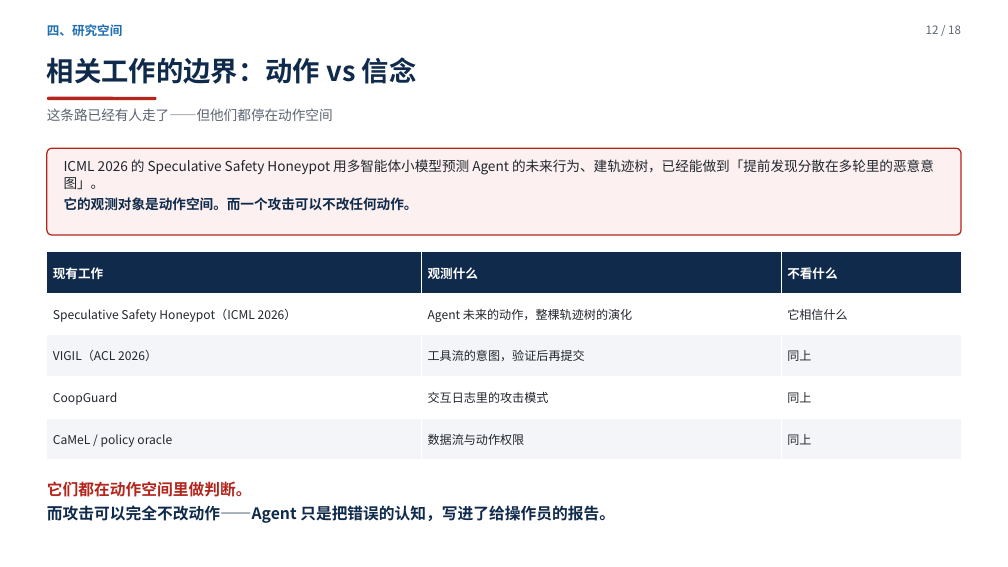
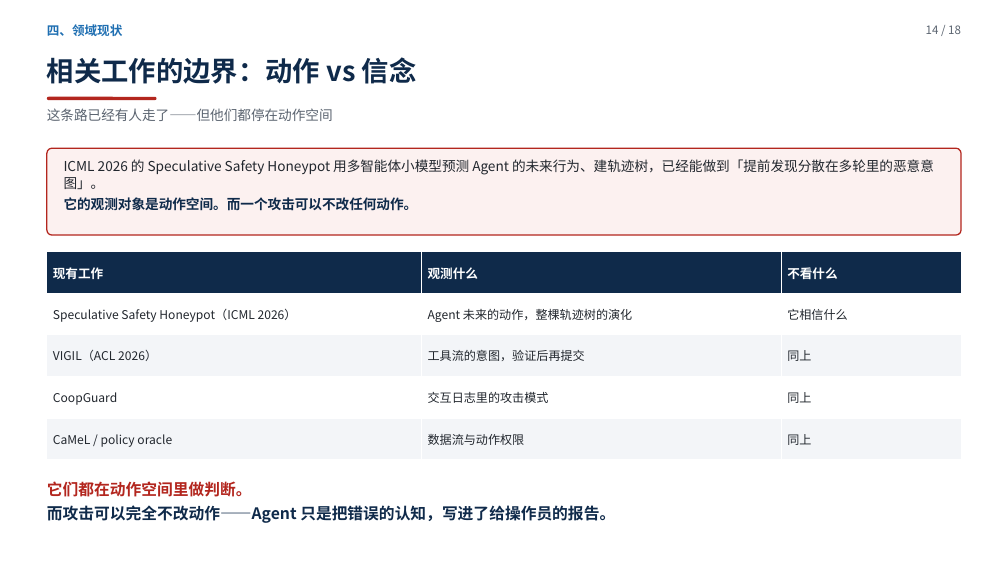
Before and after one commit to yiiiiiii1/multi-agent-remote-sensing, a slide deck: slide 14 of 阶段2-卫星多智能体防御/presentations/新方向调研汇报.pptx (slide 12 before the commit). Drawn at 1008x567 pixels with LibreOffice and Linux fonts; fonts in the diff are those of the drawing. Boxes give left, top, right and bottom in pixels: in the first picture for what was removed or moved away, otherwise in the second. Text is boxed around its words. In the diff, an @@ line names an element or a change of style, - is before the commit and + after.

```diff
--- a/阶段2-卫星多智能体防御/presentations/新方向调研汇报.pptx
+++ b/阶段2-卫星多智能体防御/presentations/新方向调研汇报.pptx
@@ text at (47, 24, 123, 36): text changed @@
-四、研究空间
+四、领域现状
@@ text at (926, 25, 961, 34): text changed @@
-12 / 18
+14 / 18
```
Also in this commit, not shown: 7 other slides changed, 2 slides added, 2 slides removed, 5 other files.
